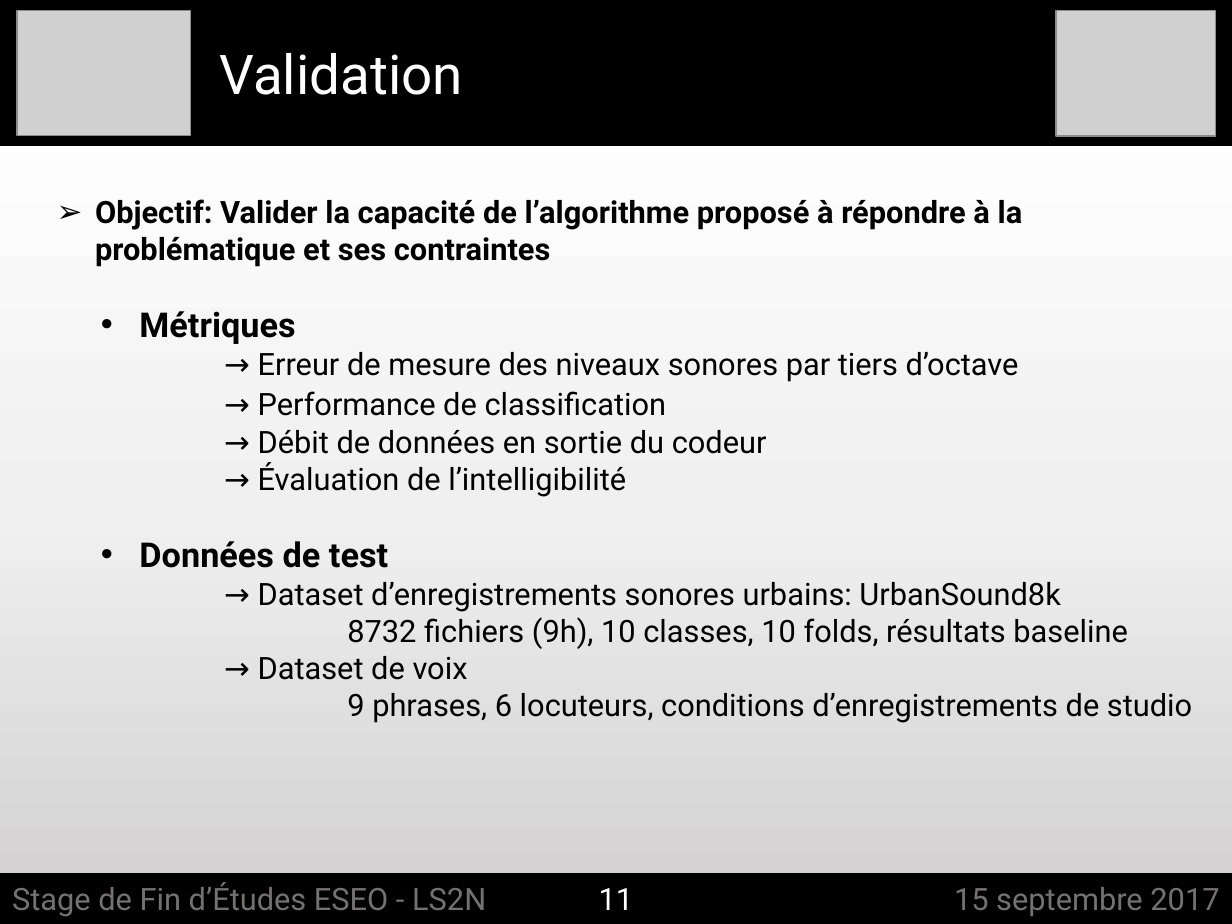
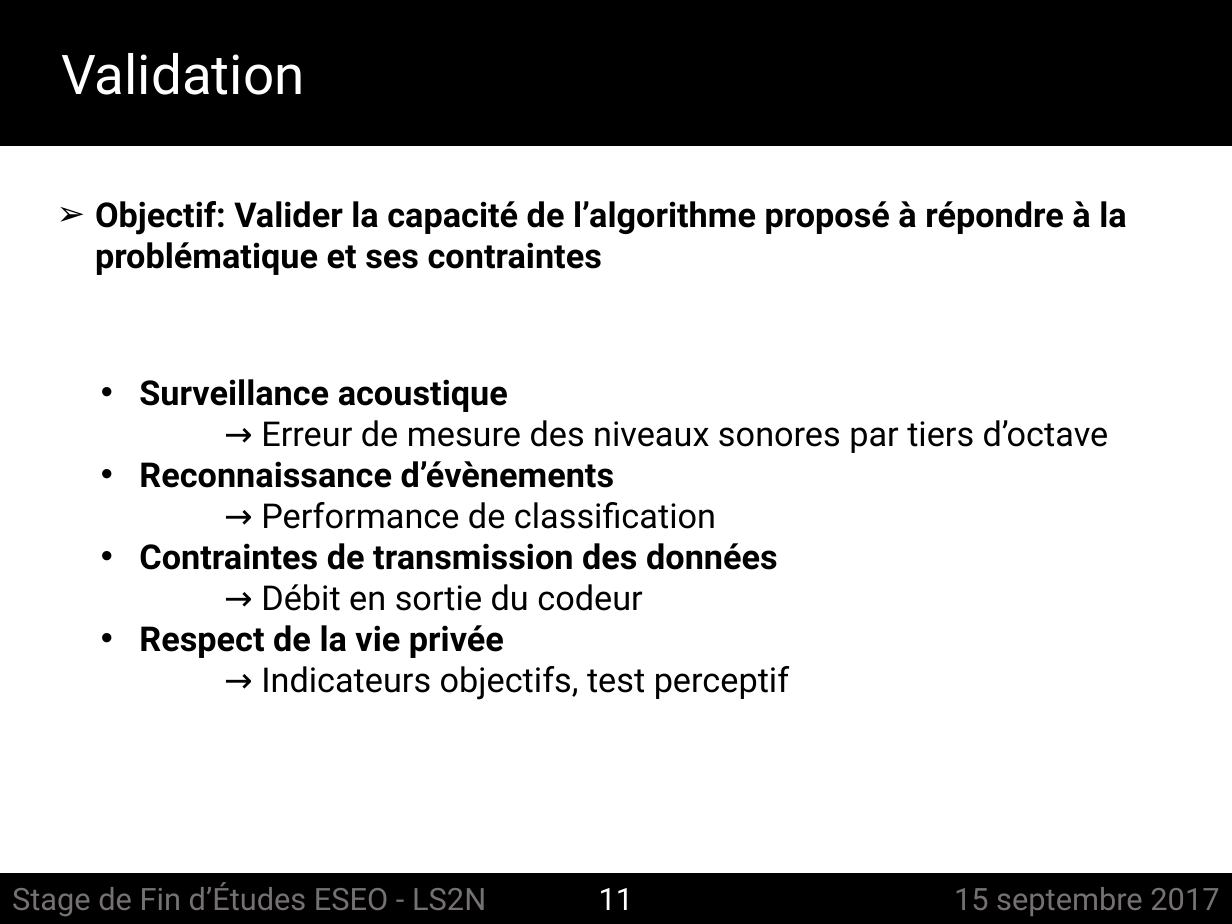
Before and after one commit to felixgontier/int-report, a slide deck: slide 11 of Soutenance_ESEO.pptx. Drawn at 1232x924 pixels with LibreOffice and Linux fonts; fonts in the diff are those of the drawing; grey boxes stand for pictures. Boxes give left, top, right and bottom in pixels: in the first picture for what was removed or moved away, otherwise in the second. Text is boxed around its words. In the diff, an @@ line names an element or a change of style, - is before the commit and + after.

```diff
--- a/Soutenance_ESEO.pptx
+++ b/Soutenance_ESEO.pptx
@@ background gradient #FFFFFF to #F0F0F0 to #D0CECE to #FFFFFF @@
@@ picture removed at [17,11,191,136] @@
@@ picture removed at [1056,11,1215,137] @@
@@ text "Validation": place and size @@
-text "Validation" at [219,53,462,95]
+text "Validation" at [61,53,304,95]
@@ text "Objectif: Valider la capacité de ..." at [95,201,1126,275]: size 18 to 20 pt @@
@@ text "Surveillance acoustique": place and size @@
-text "Surveillance acoustique" at [139,311,1192,723]
+text "Surveillance acoustique" at [139,379,1109,700]
@@ text at [139,379,508,412]: text changed @@
-• Métriques
+• Surveillance acoustique
@@ text at [261,420,1109,529]: size 18 to 20 pt in "→ Erreur de mesure des niveaux sonores ...", "→ Performance de classification" @@
@@ text at [139,461,615,488]: paragraph added @@
+• Reconnaissance d’évènements
@@ text at [139,543,789,700]: text changed; size 18 to 20 pt @@
-→ Débit de données en sortie du codeur
-→ Évaluation de l’intelligibilité
-• Données de test
-→ Dataset d’enregistrements sonores urbains: UrbanSound8k
-8732 fichiers (9h), 10 classes, 10 folds, résultats baseline
-→ Dataset de voix
-9 phrases, 6 locuteurs, conditions d’enregistrements de studio
+• Contraintes de transmission des données
+→ Débit en sortie du codeur
+• Respect de la vie privée
+→ Indicateurs objectifs, test perceptif
```
Also in this commit, not shown: 21 other slides changed, 1 slide added, 1 slide removed, 2 other files.
